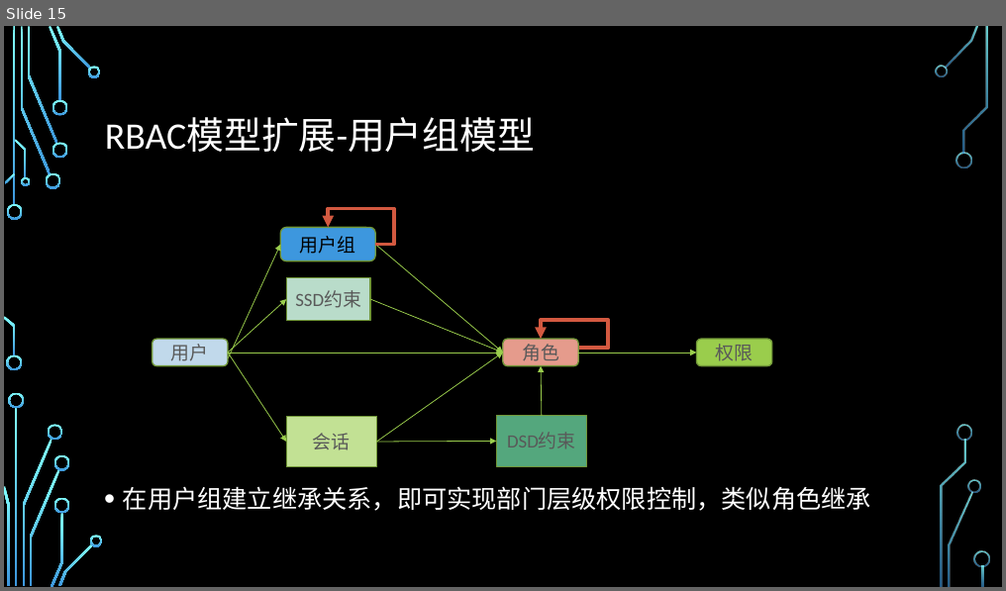
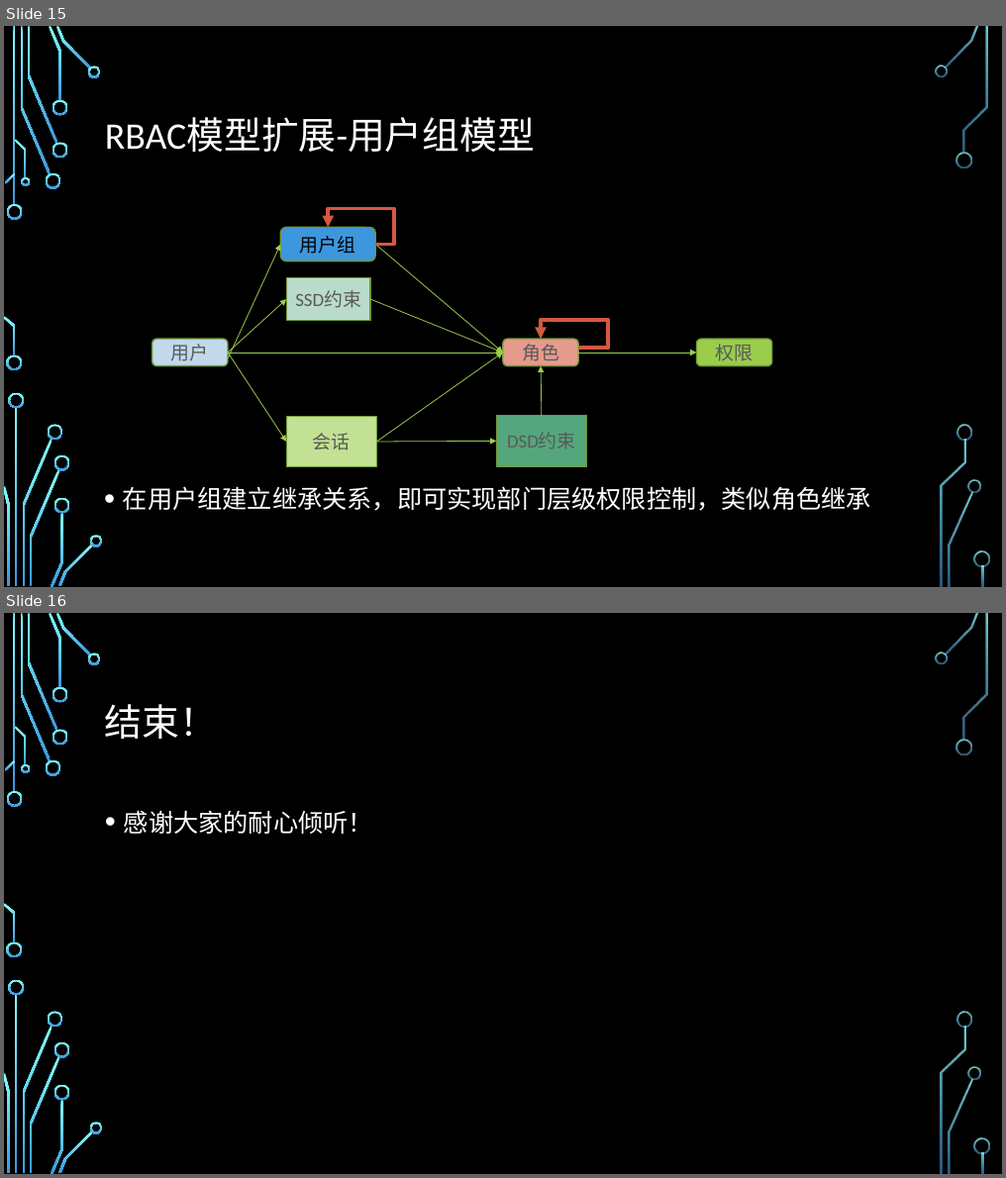
Before and after one commit to tang188/Springboot-Shiro-RBAC, a slide deck: RBAC技术分享.pptx. Shown one above the other, each under a label of ours: slide 15 before the commit, slides 15 and 16 after it. The pictures are 1006x591 and 1006x1178 pixels, drawn with LibreOffice and Linux fonts; fonts in the diff are those of the drawing; background and template pictures are left out. Boxes give left, top, right and bottom in pixels: in the first picture for what was removed or moved away, otherwise in the second. Text is boxed around its words. In the diff, an @@ line names an element or a change of style, - is before the commit and + after.

Commit message:
change doc file

```diff
--- a/RBAC技术分享.pptx
+++ b/RBAC技术分享.pptx
@@ slide 16 added at (x1=4, y1=613, x2=1002, y2=1174), background picture (left out); not listed: 36 template elements that a slide beside it also shows @@
@@ title added at (x1=105, y1=704, x2=217, y2=739), 36 pt, text #FFFFFF @@
+结束！
@@ text added at (x1=124, y1=810, x2=373, y2=834), 24 pt, text #FFFFFF @@
+• 感谢大家的耐心倾听！
```
Also in this commit, not shown: 2 slides changed.
